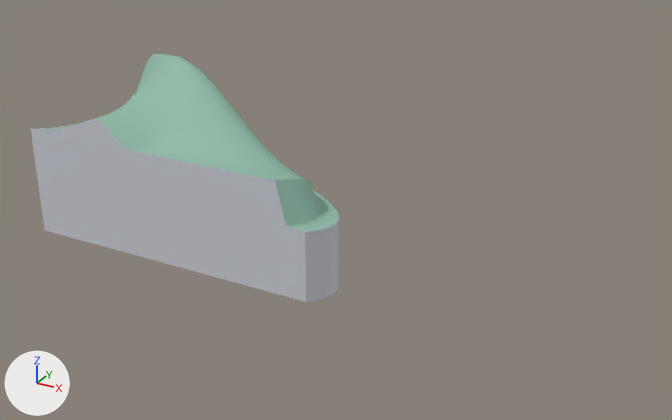
Before and after pictures for a commit that changed the glTF model docs/design/2026-10-12-core-growth-terrain-source/north-parts.glb.
The view is the same before and after, from a 50 mm camera at (22.57, -1.39, 4.42) aimed at (17.52, 7.77, -0.17). Lighting does not change. The marker at lower left points along +X, +Y and +Z. The older version comes first. Vertices at exactly the same position are counted once.

In view in the first picture: 'north/coastal-bank', 'north/connection-bank', 'north/top'.
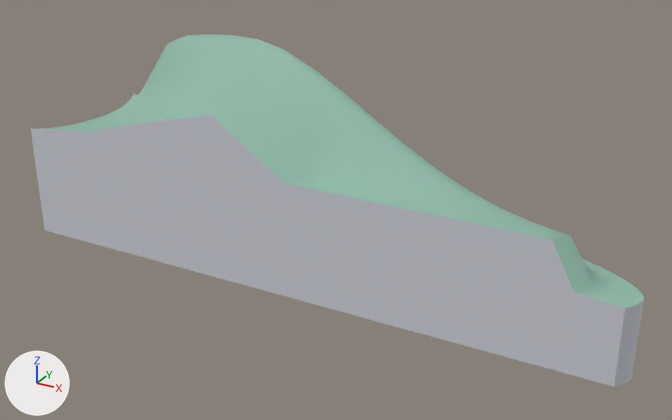
The change, as a list of edits to the scene's bpy script:
```text
Change me_north_top:
    used by ob_north_top; location = (13.0, 8.0, 0.0)
    remove me_north_top.from_pydata(...)  # 2262 vertices, 4240 faces; spans x 0.18..4.93, y -1.35..1.24, z 0.05..1.35
    add me_north_top.from_pydata(...)  # 2262 vertices, 4240 faces; spans x 0.18..8.37, y -1.35..1.24, z 0.05..1.75
    me_north_top part 1: 2128 of 2262 vertices moved; they spanned x 0.19..4.93, y -1.35..1.22, z 0.05..1.35 and now span x 0.2..8.37, y -1.35..1.22, z 0.05..1.75; mean shift (1.62, 0.0, 0.11); largest move (4.75, -1.35, 0.05) -> (8.25, -1.35, 0.05)
Change me_north_coastal_bank:
    used by ob_north_coastal_bank; location = (13.0, 8.0, 0.0)
    remove me_north_coastal_bank.from_pydata(...)  # 825 vertices, 1096 faces; spans x 0.18..4.93, y -1.35..1.24, z -0.84..0.91
    add me_north_coastal_bank.from_pydata(...)  # 825 vertices, 1096 faces; spans x 0.18..8.37, y -1.35..1.24, z -0.84..1.22
    me_north_coastal_bank part 2: 411 of 825 vertices moved; they spanned x 0.24..4.93, y -1.35..1.22, z -0.84..0.58 and now span x 0.28..8.37, y -1.35..1.22, z -0.84..0.58; mean shift (2.27, 0.0, 0.0); largest move (4.75, -1.35, 0.05) -> (8.25, -1.35, 0.05)
    me_north_coastal_bank part 3: 12 of 825 vertices moved; they spanned x 1.08..2.25, y -1.35, z -0.84..0.91 and now span x 1.64..4.5, y -1.35, z -0.84..1.22; mean shift (1.41, 0.0, 0.05); largest move (2.25, -1.35, 0.58) -> (4.5, -1.35, 0.58)
Change me_north_connection_bank:
    used by ob_north_connection_bank; location = (13.0, 8.0, 0.0)
    remove me_north_connection_bank.from_pydata(...)  # 27 vertices, 32 faces; spans x 2.25..4.25, y -1.35, z -0.84..0.58
    add me_north_connection_bank.from_pydata(...)  # 27 vertices, 32 faces; spans x 4.5..7.25, y -1.35, z -0.84..0.58
    me_north_connection_bank part 4: the whole mesh is scaled about its middle by (1.38, 1, 1), then moved by (2.63, 0.0, 0.0)
```

Changed parts and their boxes (x1, y1, x2, y2) in the pictures (672 x 420 px; the box of a moved part takes in the faces that stretch with it):
'north/coastal-bank', reshaped (99% wider, 48% taller): before (31, 119, 339, 302); after (31, 115, 644, 387)
'north/connection-bank', moved, rescaled (68% wider, 24% taller): before (125, 149, 269, 292); after (285, 183, 527, 360)
'north/top', reshaped (99% wider, 54% taller): before (33, 54, 339, 232); after (33, 34, 644, 308)
part 2 of me_north_coastal_bank, moved or reshaped: before (266, 179, 339, 302); after (516, 235, 644, 387)
part 3 of me_north_coastal_bank, moved or reshaped: before (57, 119, 126, 152); after (57, 115, 286, 228)
